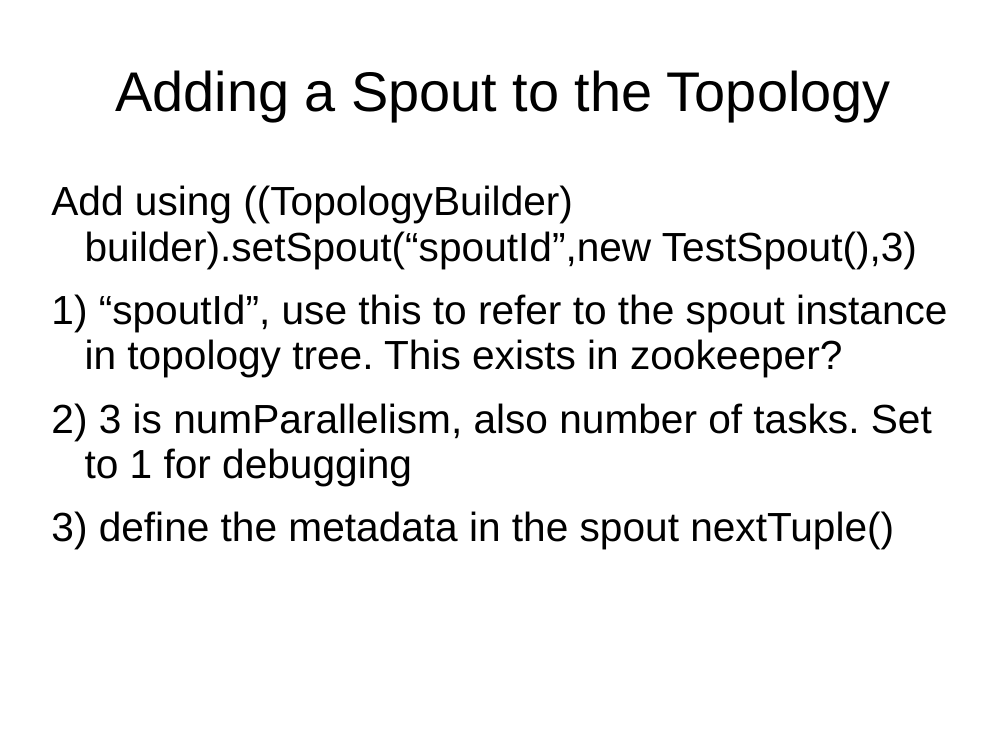
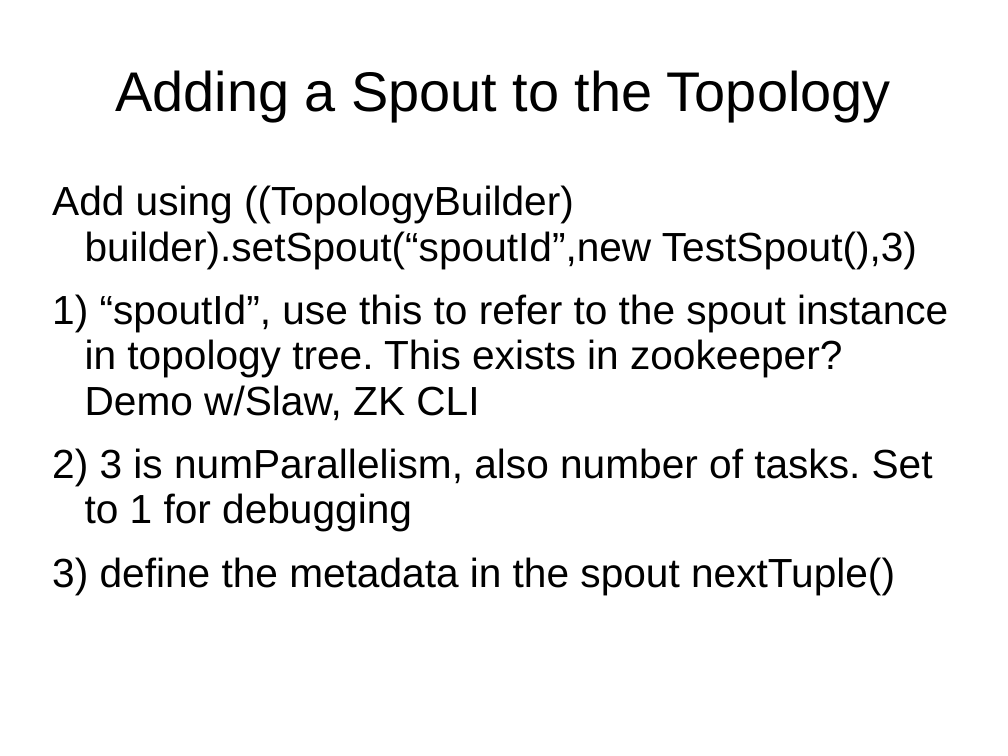
Before and after one commit to dougc333/storm, a slide deck: slide 11 of Storm.ppt (slide 6 before the commit). Drawn at 1008x756 pixels with LibreOffice and Linux fonts; fonts in the diff are those of the drawing. Boxes give left, top, right and bottom in pixels: in the first picture for what was removed or moved away, otherwise in the second. Text is boxed around its words. In the diff, an @@ line names an element or a change of style, - is before the commit and + after.

```diff
--- a/Storm.ppt
+++ b/Storm.ppt
@@ text at <box>52,185,933,594</box>: indent changed @@
@@ text at <box>52,294,948,421</box>: text changed @@
-1) “spoutId”, use this to refer to the spout instance in topology tree. This exists in zookeeper?
+1) “spoutId”, use this to refer to the spout instance in topology tree. This exists in zookeeper? Demo w/Slaw, ZK CLI
```
Also in this commit, not shown: 15 other slides changed, 13 slides added, 2 slides removed, 11 other files.
